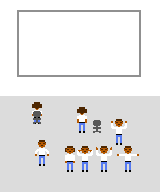
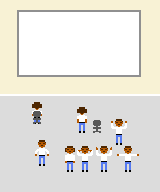
Layer changes from the first 160 x 192 image to the second:
painted on "grey-box" over (0, 0, 160, 94)
